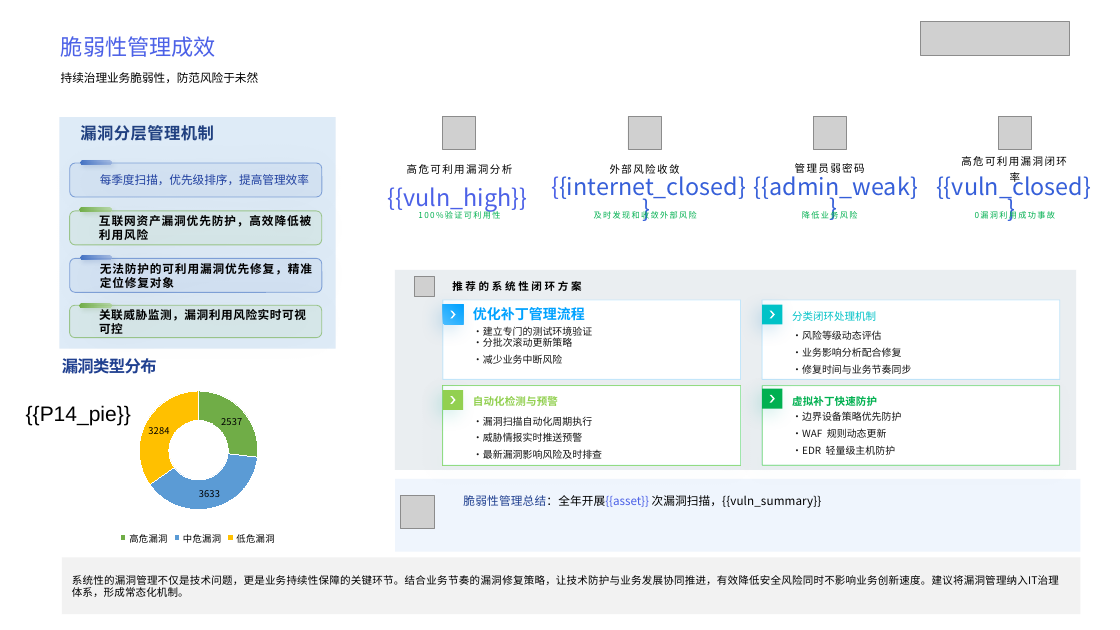
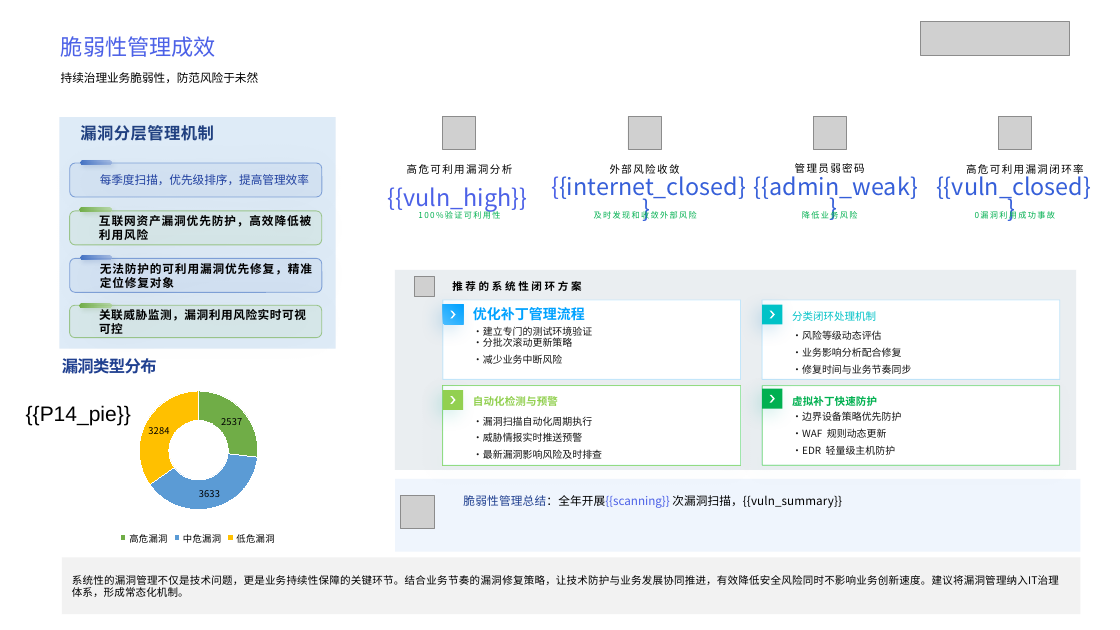
Before and after one commit to Xupai2022/report-generation, a slide deck: slide 14 of mss_ai_ppt_sample_assets/backend/data/templates/经典模板.pptx. Drawn at 1120x630 pixels with LibreOffice and Linux fonts; fonts in the diff are those of the drawing; grey boxes stand for pictures. Boxes give left, top, right and bottom in pixels: in the first picture for what was removed or moved away, otherwise in the second. Text is boxed around its words. In the diff, an @@ line names an element or a change of style, - is before the commit and + after.

```diff
--- a/mss_ai_ppt_sample_assets/backend/data/templates/经典模板.pptx
+++ b/mss_ai_ppt_sample_assets/backend/data/templates/经典模板.pptx
@@ text "高危可利用漏洞闭环率" rewrapped from box(961, 156, 1067, 166) to box(966, 164, 1084, 174) @@
@@ text at box(463, 495, 842, 508): text changed @@
-脆弱性管理总结：全年开展{{asset}} 次漏洞扫描，{{vuln_summary}}
+脆弱性管理总结：全年开展{{scanning}} 次漏洞扫描，{{vuln_summary}}
```
Also in this commit, not shown: 5 other slides changed, 13 other files.
